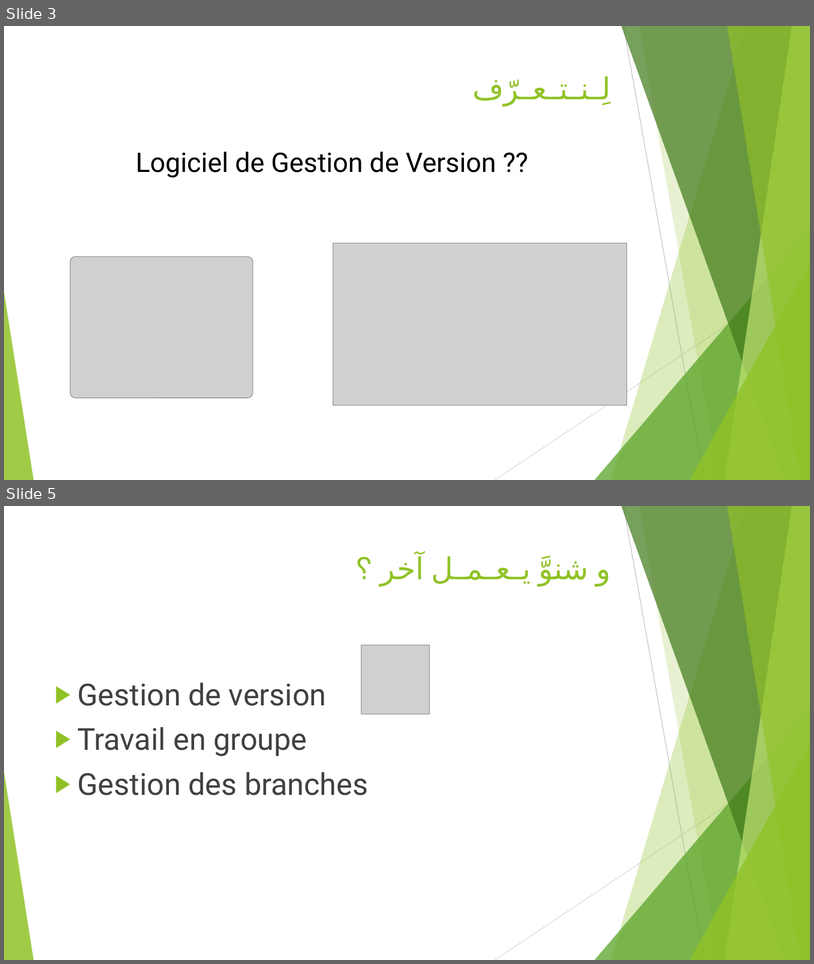
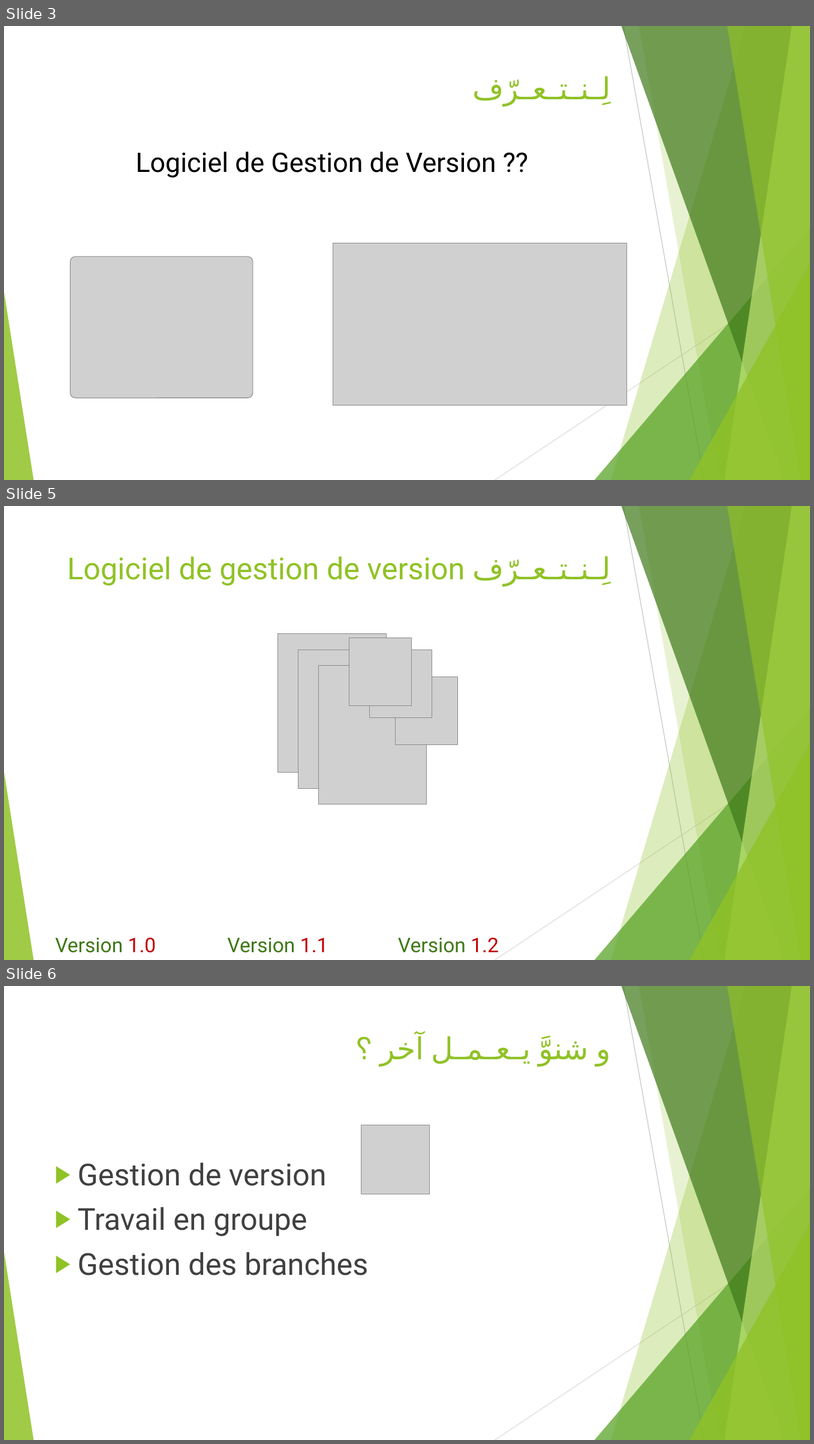
Before and after one commit to MeriemSelmi/GitSlides, a slide deck: Git Bakis.pptm. Shown one above the other, each under a label of ours: slides 3 and 5 before the commit, slides 3, 5 and 6 after it; the slides between them are not shown. The pictures are 814x964 and 814x1444 pixels, drawn with LibreOffice and Linux fonts; fonts in the diff are those of the drawing; grey boxes stand for pictures. Boxes give left, top, right and bottom in pixels: in the first picture for what was removed or moved away, otherwise in the second. Text is boxed around its words. In the diff, an @@ line names an element or a change of style, - is before the commit and + after.

```diff
--- a/Git Bakis.pptm
+++ b/Git Bakis.pptm
@@ slide 5 added at (4,506,810,960), background #FFFFFF; not listed: 10 template elements that a slide beside it also shows @@
@@ title added at (67,556,612,586), 36 pt, text #90C226 @@
+Logiciel de gestion de version لِـنـتـعـرّف
@@ picture added at (278,634,386,772) @@
@@ picture added at (298,649,406,788) @@
@@ picture added at (350,638,412,706) @@
@@ picture added at (370,649,432,717) @@
@@ picture added at (318,665,427,804) @@
@@ picture added at (396,677,458,745) @@
@@ text added at (55,937,156,952), 24 pt, text #3F7819 @@
+Version 1.0
@@ text added at (227,937,329,952), 24 pt, text #3F7819 @@
+Version 1.1
@@ text added at (398,937,499,952), 24 pt, text #3F7819 @@
+Version 1.2
@@ what was slide 5 is now slide 6 @@
```
Also in this commit, not shown: 1 slide changed.
